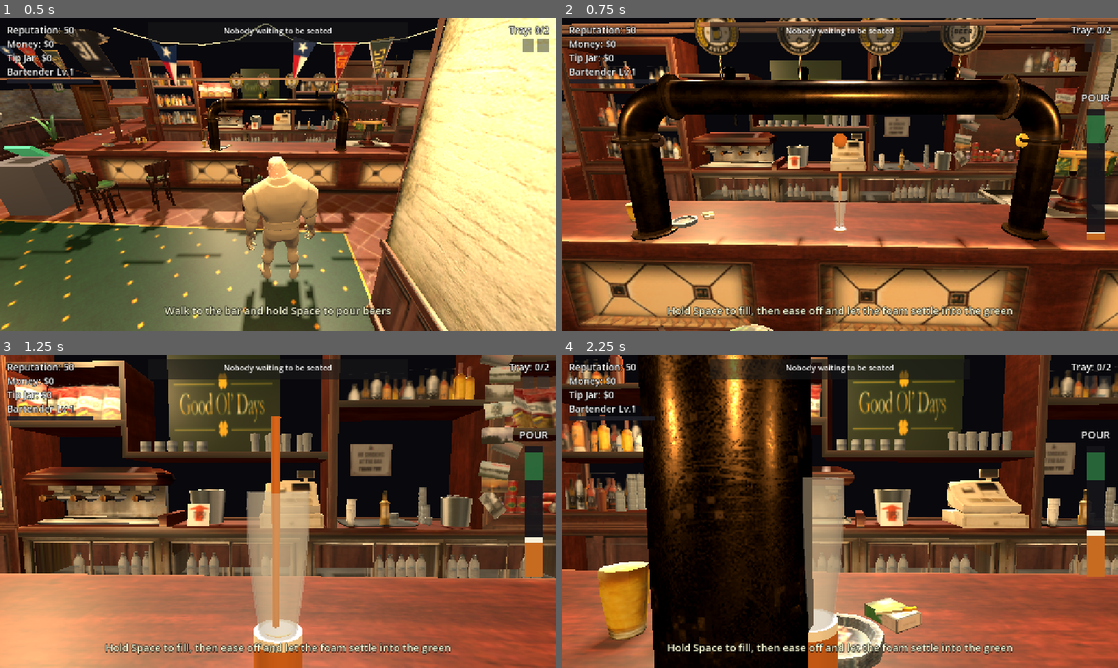
Above: before the commit, frames 1-4 (two rows, left to right).
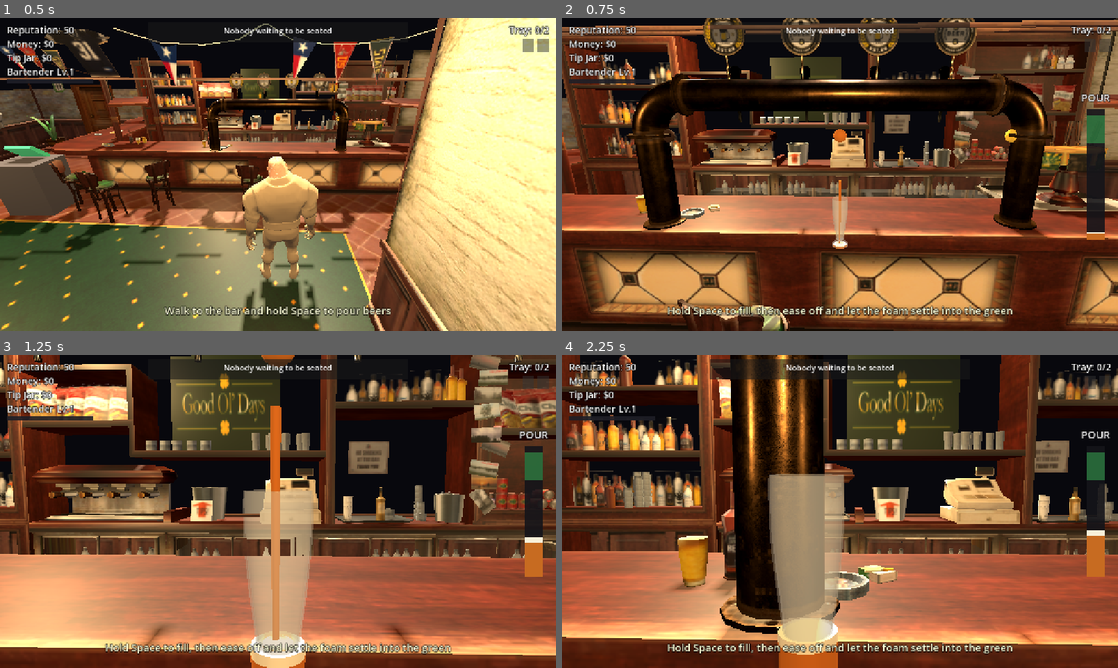
Above: after the commit, the same moments.

Repository: derrxb/puzzles
Game: Godot game, scene res://scenes/Main.tscn
Same seed, same stepped clock (60 frames per second), same inputs: the game is played once before the commit and once after it.
Inputs (mouse positions are in pixels of both pictures, inside the frame that each line leads up to):
- Up to frame 1 (0.5 s): no input
- Up to frame 2 (0.75 s): tap Enter at 0.5 s; move the mouse to (812, 237) at 0.52 s; hold W (move_up) from 0.53 s (still down); hold Space (pour) from 0.53 s (still down); click (812, 237) at 0.67 s
- Up to frame 3 (1.25 s): keep holding W (move_up); keep holding Space (pour)
- Up to frame 4 (2.25 s): release W (move_up) at 1.25 s; release Space (pour) at 1.25 s; drag from (1006, 558) to (812, 574) at 1.27 s; move the mouse to (673, 464) at 2.02 s; hold A (move_left) from 2.03 s (still down); hold Space (pour) from 2.03 s (still down); tap E (interact) at 2.1 s

Frame 1 is identical in both runs. In frame 2, 48% of the frame differs, in the area x 0-100%, y 0-100%; in frame 3, 43%; in frame 4, 57%.

Commit message:
fix(pour): enter first-person only on POUR, from the bartender's side
- The pour view no longer triggers just by standing near a tap; it enters when
  you hold POUR (or a glass is mid-pour) and leaves when it's finished.
- Only entered from inside the bar (nearer the room than the tap), so the camera
  can't end up out past the counter looking back through the beer tower.
- The active glass is pulled toward the bartender so the tower's end pipes sit
  behind it instead of blocking the shot.

Co-Authored-By: Claude Opus 4.8 <noreply@anthropic.com>

Diff:
--- a/bar-rush/scripts/player.gd
+++ b/bar-rush/scripts/player.gd
@@ -94,7 +94,9 @@
 @export var pour_cam_up := 0.16          # camera height above the glass centre
 @export var pour_cam_back := 0.46        # camera distance toward the player side (-Z) -- close
 @export var pour_cam_look_up := 0.12     # look a touch above centre (stream entering the glass)
-@export var pour_cam_fov := 54.0
+@export var pour_cam_fov := 50.0
+@export var pour_glass_forward := 0.40   # pull the glass toward the bartender so the tower's
+                                         # end pipes sit well behind it, not across the view
 var _pour_cam: Camera3D
 var _in_pour_view := false               # currently framed on the glass
 var _pour_anim_t := 0.0                  # time accumulator for the pour stream/splash wobble
@@ -410,10 +412,16 @@
 		_head.rotation.x = _pitch
 
 
-# The world transform for the first-person pour shot: a camera up-and-back from the glass
-# that sits under the active tap, looking slightly down at it with the spout in frame.
+# Where the active glass sits in the world: under the tap, but pulled toward the bartender
+# so the tower's end pipes stay behind it.
+func _glass_world_pos() -> Vector3:
+	return Vector3(_active_tap_world.x, GLASS_SIT_Y, _active_tap_world.z - pour_glass_forward)
+
+
+# The world transform for the first-person pour shot: a camera up-and-back from the glass,
+# looking slightly down at it.
 func _pour_target_xform() -> Transform3D:
-	var g := Vector3(_active_tap_world.x, GLASS_SIT_Y, _active_tap_world.z)
+	var g := _glass_world_pos()
 	var cam_pos := g + Vector3(0.0, pour_cam_up, -pour_cam_back)   # player side is -Z
 	var look_at := g + Vector3(0.0, pour_cam_look_up, 0.0)
 	return Transform3D(Basis.IDENTITY, cam_pos).looking_at(look_at, Vector3.UP)
@@ -501,9 +509,14 @@
 	if not tap.is_empty():
 		_active_tap_world = tap["position"]   # remember which faucet to pour under
 	_pour_anim_t += delta
-	# Automatically frame the glass in first person whenever we're at a tap and able to
-	# pour (not at the register, no customer to serve). Walking away returns to 3rd person.
-	_update_pour_camera(delta, near_tap and not at_register and not serveable)
+	# Drop into the first-person pour view only when you actually START pouring (hold POUR)
+	# and keep it until the glass is finished -- not just by standing near the tap. Only from
+	# the bartender's side of the bar (nearer the room than the tap), so the camera never ends
+	# up out past the counter looking back through the beer tower.
+	var inside_bar := global_position.z < _active_tap_world.z
+	var want_pour_view := near_tap and inside_bar and not at_register and not serveable \
+		and (Input.is_action_pressed("pour") or _beer_type != -1)
+	_update_pour_camera(delta, want_pour_view)
 	_update_character_anim()
 	_update_char_fade()
 	_update_active_visual()
@@ -942,7 +955,7 @@
 	_active_root.visible = show_glass
 	if not show_glass:
 		return
-	_active_root.global_position = Vector3(_active_tap_world.x, GLASS_SIT_Y, _active_tap_world.z)
+	_active_root.global_position = _glass_world_pos()
 	_active_root.global_rotation = Vector3.ZERO
 
 	# Framed on the tap but nothing poured yet: just the empty glass.
Not shown, changed: docs/index.pck
